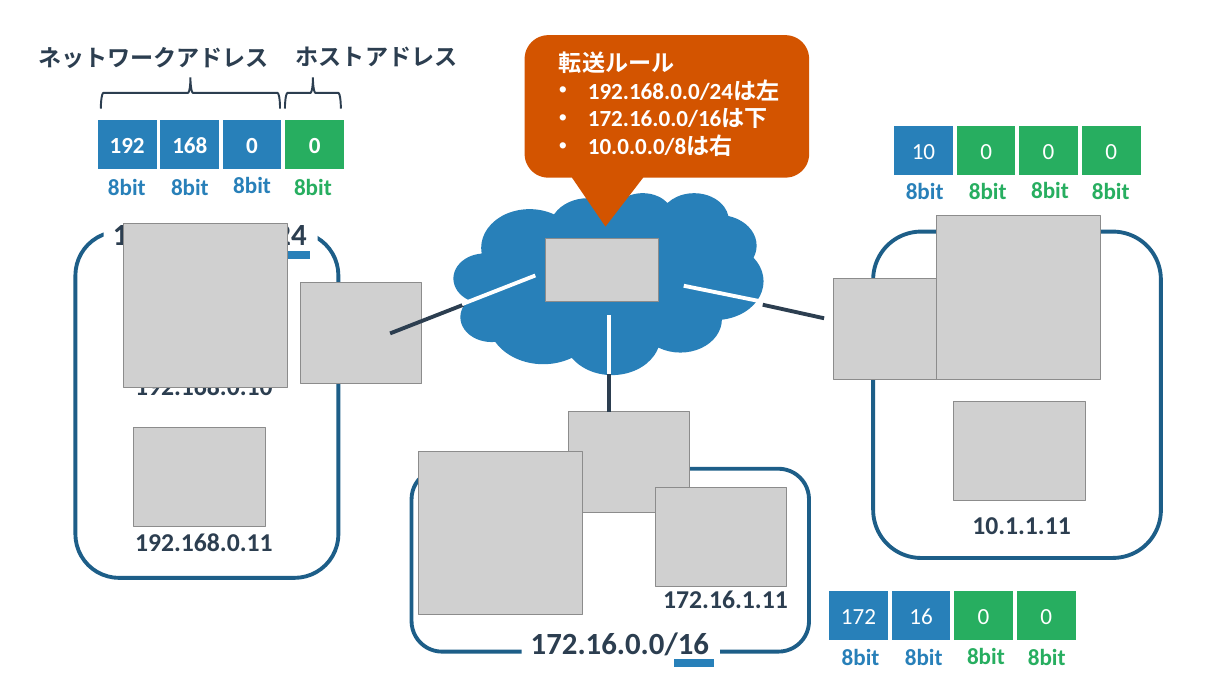
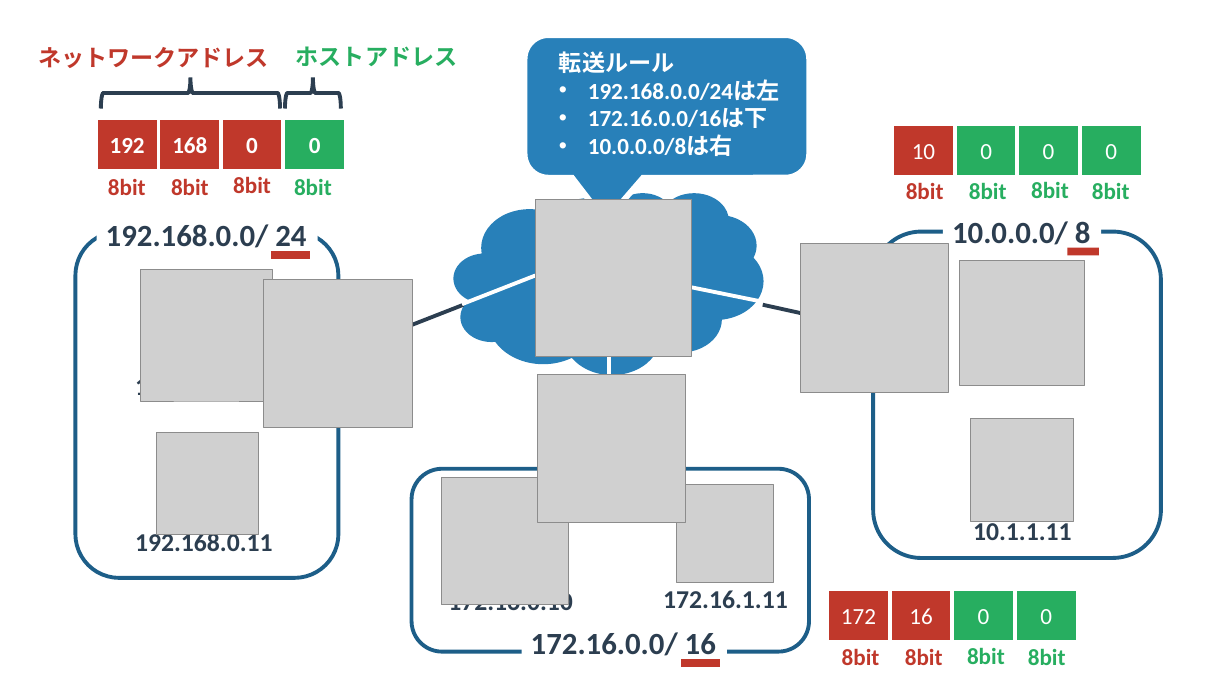
Before and after one commit to yuichi110/www.yuichi.com-network, a slide deck: slide 4 of slides/0005.pptx. Drawn at 1232x693 pixels with LibreOffice and Linux fonts; fonts in the diff are those of the drawing; grey boxes stand for pictures. Boxes give left, top, right and bottom in pixels: in the first picture for what was removed or moved away, otherwise in the second. Text is boxed around its words. In the diff, an @@ line names an element or a change of style, - is before the commit and + after.

```diff
--- a/slides/0005.pptx
+++ b/slides/0005.pptx
@@ text "ネットワークアドレス" at box(38, 47, 269, 68): text colour #2C3E50 to #C0382B @@
@@ text "ホストアドレス" at box(296, 46, 458, 67): text colour #2C3E50 to #27AE60 @@
@@ rounded speech box at box(525, 35, 810, 177): fill #D35400 to #2880B9; outline none to #FFFFFF 4.5 pt; proportions changed @@
@@ left brace at box(101, 78, 280, 109): outline #2C3E50 1.5 pt to #2C3E50 3 pt @@
@@ left brace at box(285, 77, 342, 109): outline #2C3E50 1.5 pt to #2C3E50 3 pt @@
@@ fill #2880B9 to #C0382B in 6 elements at box(96, 118, 159, 171), box(159, 118, 222, 171), box(221, 118, 284, 171), box(827, 590, 890, 642), box(890, 590, 953, 642), box(893, 124, 956, 177) @@
@@ picture added at box(535, 200, 692, 357) @@
@@ text at box(106, 224, 306, 254): spaces changed @@
-192.168.0.0/24
+192.168.0.0/ 24
@@ picture removed at box(545, 238, 658, 302) @@
@@ text at box(952, 221, 1091, 251): spaces changed @@
-10.0.0.0/8
+10.0.0.0/ 8
@@ picture: place and size @@
-picture at box(124, 224, 287, 387)
+picture at box(140, 269, 273, 401)
@@ line (271, 255) - (311, 255): stroke #2880B9 6 pt to #C0382B 6 pt @@
@@ picture: place and size @@
-picture at box(835, 278, 956, 379)
+picture at box(800, 244, 949, 393)
@@ picture: place and size @@
-picture at box(937, 215, 1101, 379)
+picture at box(959, 260, 1085, 385)
@@ line added from (1067, 251) to (1099, 251), #C0382B 6 pt @@
@@ picture added at box(263, 279, 412, 428) @@
@@ picture removed at box(300, 283, 421, 384) @@
@@ line moved from (609, 315) - (609, 374) to (609, 334) - (609, 374) @@
@@ text added at box(978, 355, 1077, 386), 20 pt, text #2C3E50, bold @@
+10.0.0.10
@@ picture: place and size @@
-picture at box(568, 411, 689, 512)
+picture at box(538, 374, 687, 523)
@@ picture: place and size @@
-picture at box(954, 402, 1085, 501)
+picture at box(970, 419, 1074, 522)
@@ picture: place and size @@
-picture at box(134, 428, 265, 527)
+picture at box(157, 433, 259, 534)
@@ picture: place and size @@
-picture at box(419, 451, 582, 615)
+picture at box(441, 477, 568, 604)
@@ picture: place and size @@
-picture at box(655, 487, 787, 586)
+picture at box(677, 484, 775, 582)
@@ text "10.1.1.11" rewrapped from box(972, 517, 1071, 534) to box(973, 519, 1072, 540) @@
@@ text at box(531, 632, 716, 663): spaces changed @@
-172.16.0.0/16
+172.16.0.0/ 16
@@ text colour #2880B9 to #C0382B in 6 elements at box(108, 178, 146, 195), box(171, 178, 209, 195), box(233, 176, 271, 193), box(906, 182, 944, 199), box(842, 648, 880, 665), box(905, 648, 943, 665) @@
@@ line moved from (675, 664) - (714, 664) to (681, 664) - (721, 664) @@
@@ line (681, 664) - (721, 664): stroke #2880B9 6 pt to #C0382B 6 pt @@
```
Also in this commit, not shown: 7 other slides changed, 27 other files.
